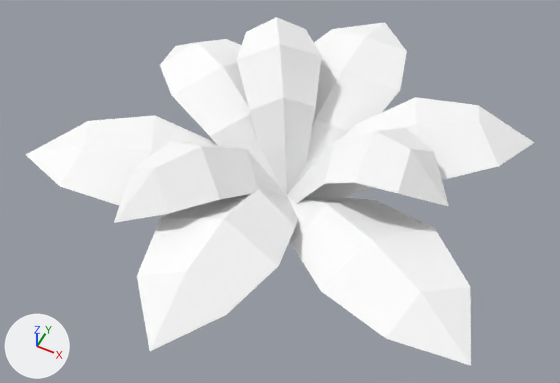
The glTF model public/siege/scifi/nature_SM_Plant_Fern_Leaves_01.gltf: old version first, new version second.
The view is the same before and after, from a 50 mm camera at (0.636, -1.315, 1.652) aimed at (0.01, -0.063, 0.087). Every picture has the same lights, and +X, +Y and +Z are marked at lower left. The first picture is the older version. Where no turn or scale is listed for an object, it has been applied to the vertices.

Objects in the first picture: 'SM_Plant_Fern_Leaves_01'.
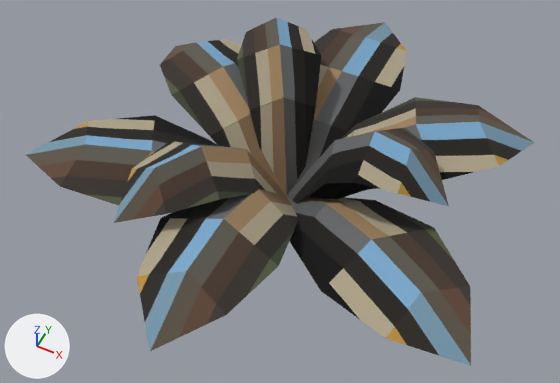
Edits to the bpy script that builds the scene:
```text
Add img_polygonnature_04:
    img_polygonnature_04 = load_image('PolygonNature_04', 'PolygonNature_04.webp', 512, 512, 'sRGB')
Change mat_tree:
    add n3 = _N.new('ShaderNodeMix'); n3.name = 'Mix'
    add n3.data_type = 'RGBA'
    add n3.blend_type = 'MULTIPLY'
    add n3.inputs[0].default_value = 1.0  # 'Factor'
    add n4 = _N.new('ShaderNodeTexImage'); n4.name = 'Image Texture'
    add n4.image = img_polygonnature_04
    where n2 = _N.new('ShaderNodeVertexColor'); n2.name = 'Color Attribute'
    where n0 = _N.new('ShaderNodeBsdfPrincipled'); n0.name = 'Principled BSDF'
    remove _L.new(n2.outputs[0], n0.inputs[0])  # 'Color' to 'Base Color'
    add _L.new(n3.outputs[2], n0.inputs[0])  # 'Result' to 'Base Color'
    add _L.new(n2.outputs[0], n3.inputs[7])  # 'Color' to 'B'
    add _L.new(n4.outputs[0], n3.inputs[6])  # 'Color' to 'A'
```

What differs and where, as boxes [x1, y1, x2, y2] in the pictures (560 x 383 px):
'SM_Plant_Fern_Leaves_01', surface changed (darker): [26, 17, 534, 366] in both
